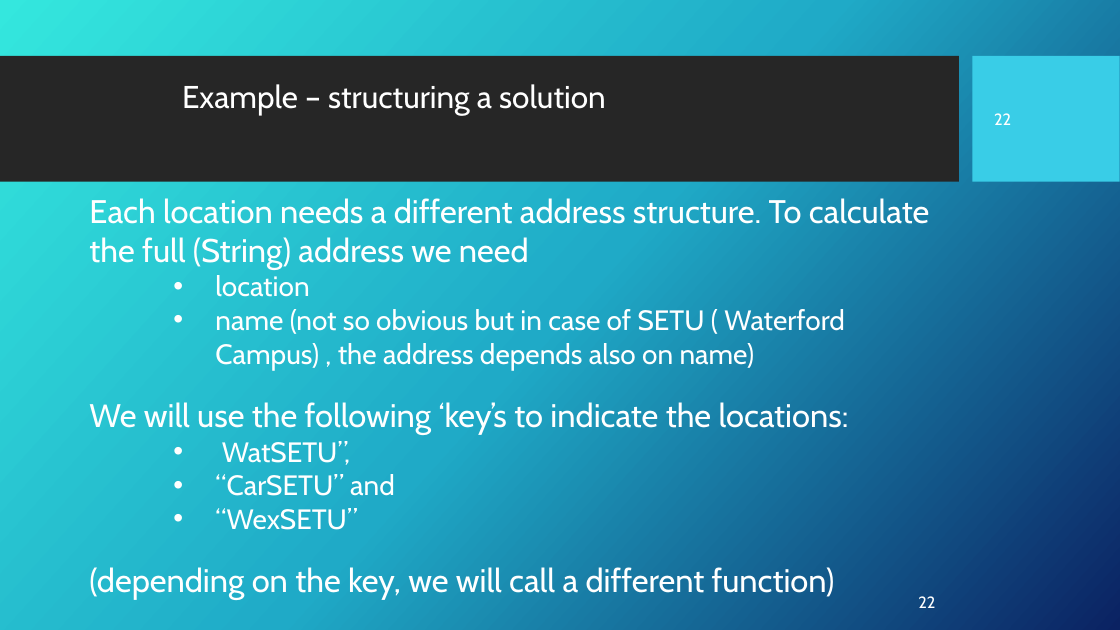
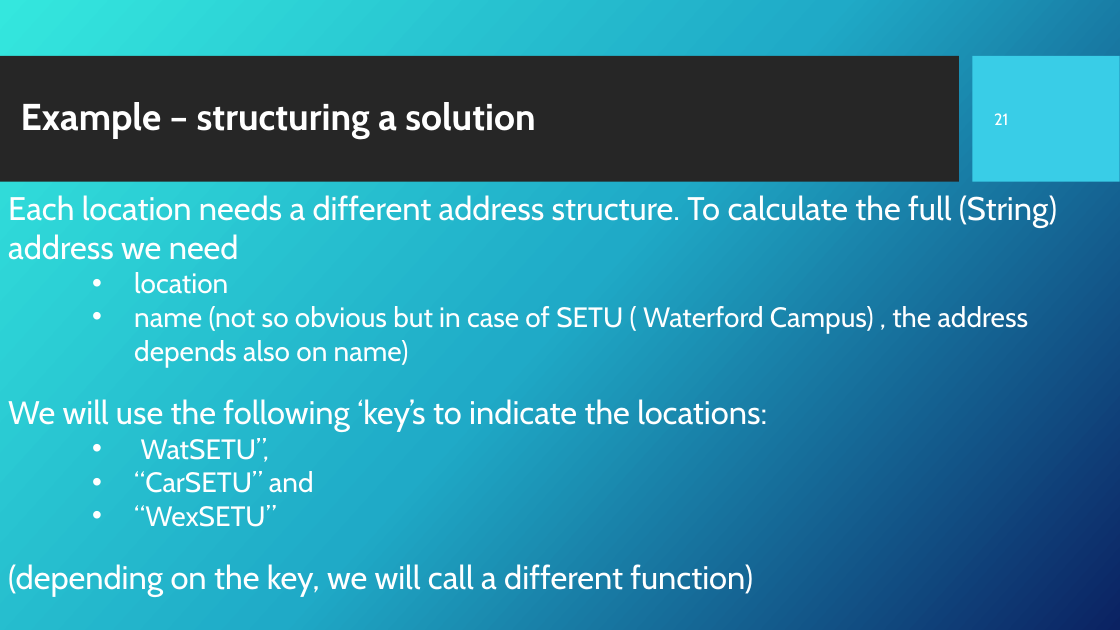
Before and after one commit to Fun-Prog-26/fun-prog-26, a slide deck: slide 22 of topic04-functions-and-lambda-calculus/unit-04a-lectures/wip/talk-3/c-first-class.pptx (slide 23 before the commit). Drawn at 1120x630 pixels with LibreOffice and Linux fonts; fonts in the diff are those of the drawing; background and template pictures are left out. Boxes give left, top, right and bottom in pixels: in the first picture for what was removed or moved away, otherwise in the second. Text is boxed around its words. In the diff, an @@ line names an element or a change of style, - is before the commit and + after.

```diff
--- a/topic04-functions-and-lambda-calculus/unit-04a-lectures/wip/talk-3/c-first-class.pptx
+++ b/topic04-functions-and-lambda-calculus/unit-04a-lectures/wip/talk-3/c-first-class.pptx
@@ text "Example – structuring a solution": place and size @@
-text "Example – structuring a solution" at <box>182,84,606,115</box>
+text "Example – structuring a solution" at <box>21,102,535,139</box>
@@ text "Example – structuring a solution" at <box>21,102,535,139</box>: size 27 to 32 pt, bold on @@
@@ page number at <box>994,113,1008,125</box>: text changed @@
-22
+21
@@ text "Each location needs a different ..." rewrapped from <box>89,198,930,600</box> to <box>8,195,1057,597</box> @@
@@ page number removed at <box>918,596,935,608</box> @@
-22
```
Also in this commit, not shown: 26 other slides changed, 1 slide removed, 11 other files.
